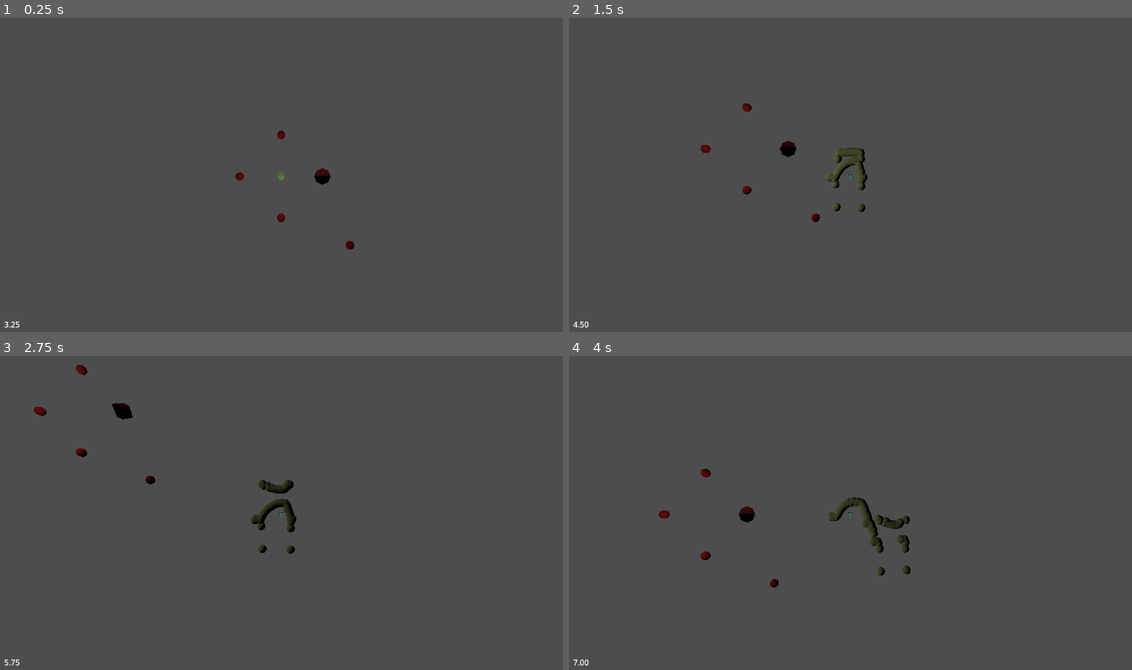
Above: before the commit, frames 1-4 (two rows, left to right).
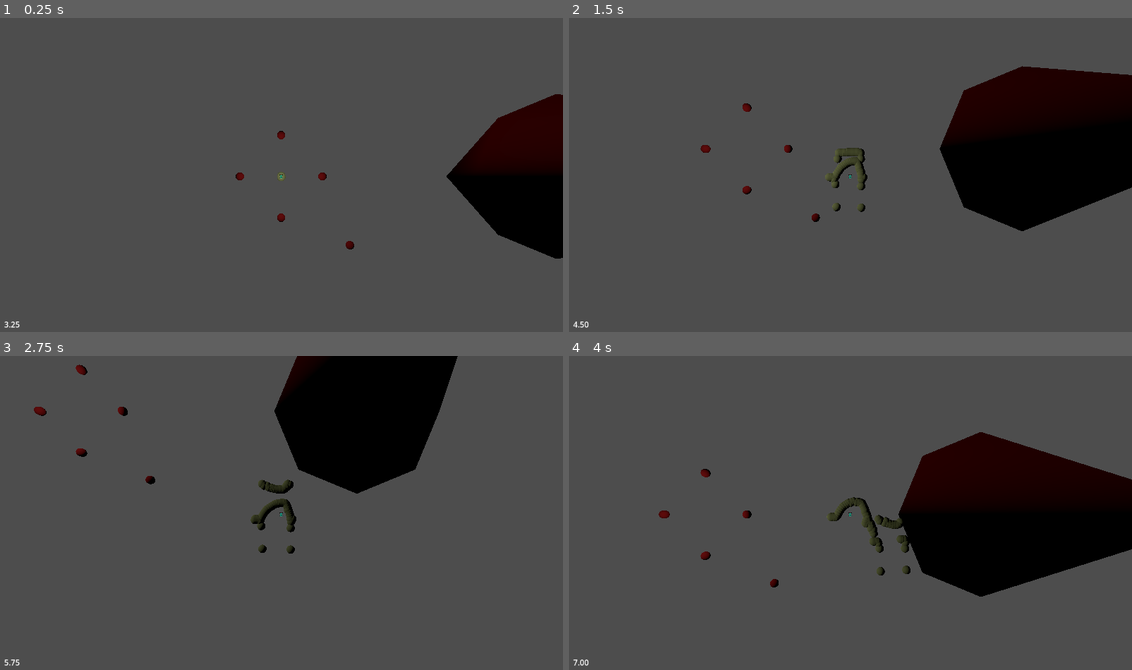
Above: after the commit, the same moments.

Repository: zeke8402/asg-godot-brewing
Game: Godot game, scene res://main.tscn
The game is run twice, just before and just after one commit, with the same random seed, the same clock (stepped at 60 frames per second) and the same inputs.
Inputs:
- Up to frame 1 (0.25 s): no input
- Up to frame 2 (1.5 s): tap Enter at 0.5 s; hold D (move_right) 0.53-1.28 s; hold S (move_down) from 1.28 s (still down)
- Up to frame 3 (2.75 s): release S (move_down) at 2.03 s; hold D (move_right) from 2.03 s (still down)
- Up to frame 4 (4 s): release D (move_right) at 2.78 s; hold W (move_up) 2.78-3.53 s; hold A (move_left) from 3.53 s (still down)

The runs differ from the first frame. In frame 1, 7.1% of the frame differs, in the area x 55-100%, y 24-77%; in frame 2, 14%; in frame 3, 11%; in frame 4, 16%, in the area x 30-100%, y 24-77%.

Commit message:
cleaning up files, updating strawberry

Diff:
--- a/boids.tscn
+++ /dev/null
@@ -1,3 +0,0 @@
-[gd_scene format=3 uid="uid://egd7iej4pql7"]
-
-[node name="Node3D" type="Node3D" unique_id=1835562448]
--- a/main.gd
+++ b/main.gd
@@ -76,7 +76,8 @@
 
 func _build_food() -> void:
 	var strawberry := preload("res://Assets/Fruits/strawberry_mesh.gd").new()
-	strawberry.position = Vector3(3, 0, 0)
+	strawberry.position = Vector3(20, 0, 0)
+	strawberry.scale = Vector3(10, 10, 10)
 	add_child(strawberry)
 
 func _setup_input_map() -> void:
--- a/world.gd
+++ /dev/null
@@ -1,41 +0,0 @@
-extends Node3D
-
-func _ready() -> void:
-	_build_light()
-	_build_landmarks()
-	_build_player()
-
-func _build_light() -> void:
-	var light := OmniLight3D.new()
-	light.position = Vector3(0, 5, 0)
-	light.omni_range = 50.0
-	add_child(light)
-
-func _build_landmarks() -> void:
-	var positions = [
-		Vector3(3, 0, 0),
-		Vector3(-3, 0, 0),
-		Vector3(0, 0, 3),
-		Vector3(0, 0, -3),
-		Vector3(5, 0, 5),
-	]
-
-	for pos in positions:
-		var mesh_instance := MeshInstance3D.new()
-		var sphere := SphereMesh.new()
-		sphere.radius = 0.3
-		sphere.height = 0.6
-		mesh_instance.mesh = sphere
-
-		var mat := StandardMaterial3D.new()
-		mat.albedo_color = Color(0.8, 0.1, 0.1)
-		mesh_instance.material_override = mat
-
-		mesh_instance.position = pos
-		add_child(mesh_instance)
-
-func _build_player() -> void:
-	var player := CharacterBody3D.new()
-	player.name = "Player"
-	player.set_script(load("res://Player/anchor.gd"))
-	add_child(player)
--- a/world.tscn
+++ /dev/null
@@ -1,6 +0,0 @@
-[gd_scene format=3 uid="uid://d1j8mdtwe1tje"]
-
-[ext_resource type="Script" uid="uid://c0rfc5xakag3a" path="res://world.gd" id="1_f3sb7"]
-
-[node name="World" type="Node3D" unique_id=505859099]
-script = ExtResource("1_f3sb7")
Not shown, removed: world.gd.uid
